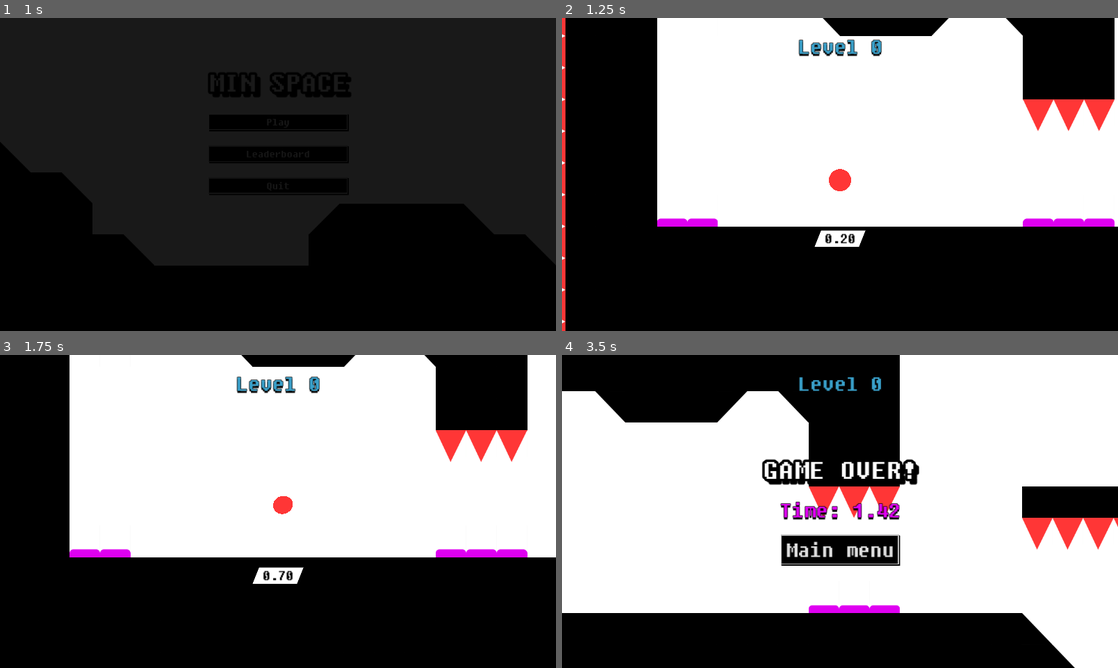
Above: before the commit, frames 1-4 (two rows, left to right).
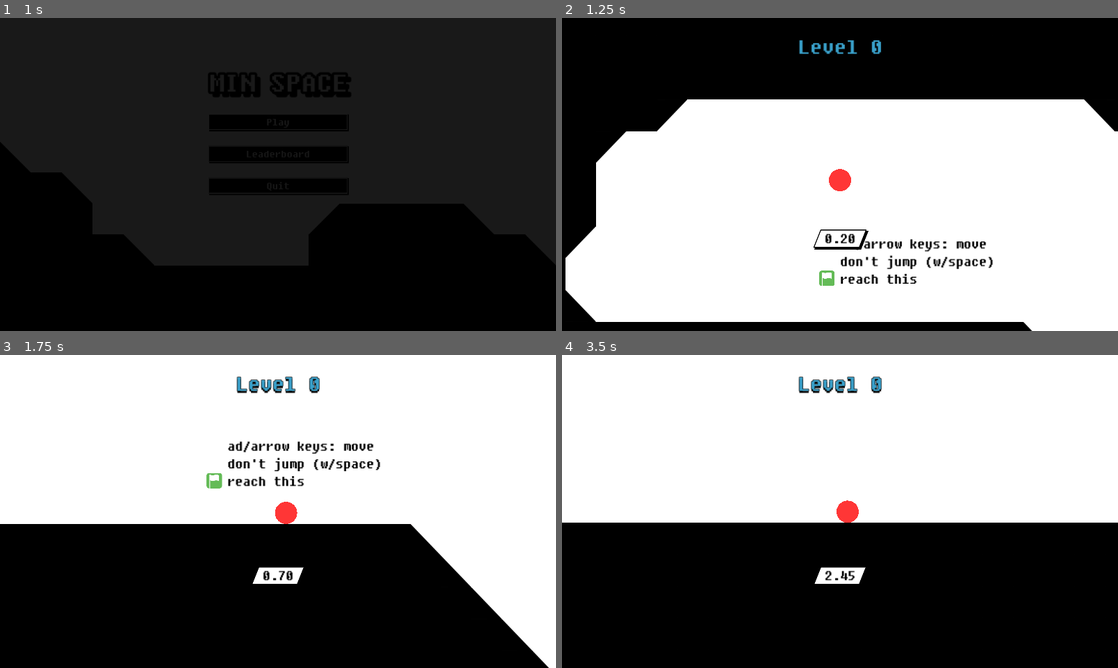
Above: after the commit, the same moments.

Repository: kagamiAL/CALHACKS_2024
Game: Godot game, scene res://scenes/Main/Main.tscn
Same seed, same stepped clock (60 frames per second), same inputs: the game is played once before the commit and once after it.
Inputs:
- Up to frame 1 (1 s): click "Play" at 0.5 s
- Up to frame 2 (1.25 s): no input
- Up to frame 3 (1.75 s): tap Enter (ui_accept) at 1.25, 1.52 s; hold Right (ui_right) from 1.28 s (still down)
- Up to frame 4 (3.5 s): tap Enter (ui_accept) at 2.27 s; release Right (ui_right) at 2.78 s; hold Left (ui_left) from 2.78 s (still down)

Frame 1 is identical in both runs. In frame 2, 51% of the frame differs, in the area x 0-100%, y 0-100%; in frame 3, 25%; in frame 4, 47%.

Commit message:
Fixed current level being set to 6

Diff:
--- a/scenes/Main/Game.gd
+++ b/scenes/Main/Game.gd
@@ -10,7 +10,7 @@
 var player;
 var level_indicator;
 
-var current_level: int = 6;
+var current_level: int = 0;
 
 func set_up_maps_from_dir(path: String):
 	var regex = RegEx.new()
